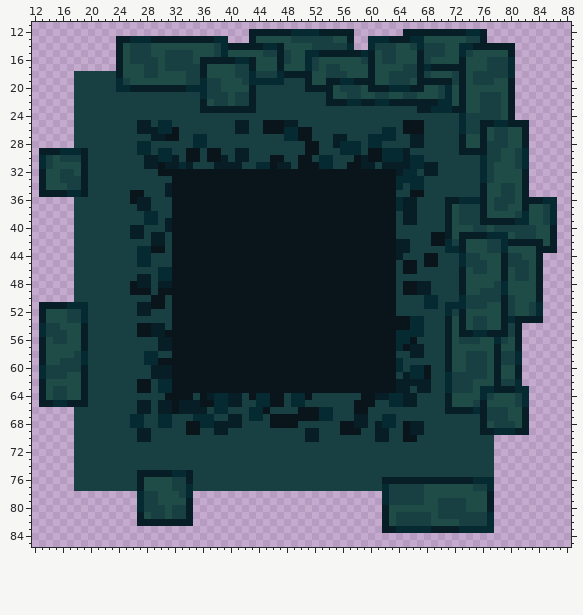
Two versions of one sprite sheet, public/images/ground.png. That is the earlier state.
The file is 96x96 pixels. Shown: x 12..88, y 11..85.
After:
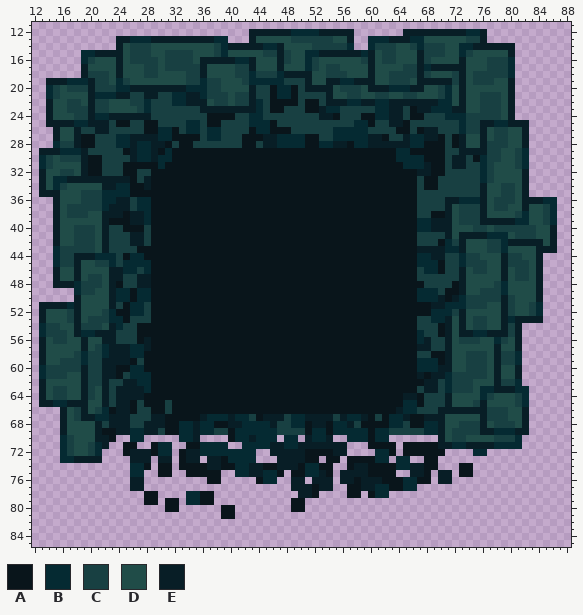
Palette (. is transparent): A #09151b  B #052a32  C #184042  D #204c48  E #081e26
What changed:
Changed rows in their new state; - is an unchanged pixel.
first column x 14:
15 -----BBEEE----------------------------------------------------------
16 -----BCDDD----------------------------------------------------------
17 -----EDDDD----------------------------------------------------------
18 ----.E---D----------------------------------------------------------
19 EEEBBBE--D----------------------------------------------------------
20 BCDC--E-------------------------ABBA--------------------------------
21 BCDDDDEBBBEE--EE--BBEE----------ABBA--------------------------------
22 EDDC-DE--DDD--B---BBEE--------B-AAAA-AA-----------------------------
23 EDDC--E--DDDD-B---------------B-AA---AAEBB-----BBEE-A---------------
24 EDDD--EBBEEEEEE--------AAAA--BB--------EEA---AABBEE-AA---BB---------
25 EEEEBBEEE-AA-CAACC--BB-AA--CCBBB-CCC--------BBA--EE-CC--------------
26 -EDDE--EE----CAA----BB-BB--CCABB--ACCC---BBBBB--CCA-C-EE------------
27 -EDDEAA---BBEEE-BB-AAACBB---AAAEEB--B-A--BBBBBEEAC-EBBEEA-A---------
28 -BCCEAA---BBE--EEA-AACC-----AA-EEBBBB--BB-EA-BEEEEEEBBAAA-A---------
29 -----------AE--EA-AA--A--AAAAAAAAAAAA--AAAAAAA--AA-BAAAAA-----------
30 ------AA----EBB---AA--A--AAAAAAA--AA--AAAAAA-A--AA-B--AAA-EE-A------
31 ------AA---AAAAABAAAAAAAAAAAAAAA-AAA---AAAA--AAAAAAB---AA-EE--------
32 ------AA---AA--A----------------------------------AAAE-AA-----------
33 -BBEE-EEEEEEA-EAAA--------------------------------AAACAA------------
34 -BCDDDDDEEBBAAEAAA--------------------------------AAACAA------------
35 --DDDC--BBBB--AAAA--------------------------------AA-C--------------
36 -EDDD---BBEECBBAAA--------------------------------AAA---------------
37 -EDC----BEEE-BBAAA--------------------------------AAA---------------
38 -EDC--DDEEEAEE-AAA--------------------------------AAA--AA-----------
39 -EDDDDDDEAAAEE-AAA--------------------------------AAABBEE-----------
40 -EDD---DE--AAA-AAA--------------------------------AAABBEE-----------
41 -EDD---DE------AAA--------------------------------AAA--CC-----------
42 -EDD---DE---EE-AAA--------------------------------AAA--C------------
43 -BCC---DE----AA--A--------------------------------AAAEEEE-----------
44 -BCCEEEBBB-AB-AAAA--------------------------------AAABBEE-----------
45 -BCCEDD--B-BB--AAA--------------------------------A--BBBA-----------
46 -EDDEDDDDEEBB-BAAA--------------------------------A---BBA-----------
47 -EDDED--DEE----AAA--------------------------------AAA---------------
48 -EEEB---DEA-C--AAA--------------------------------A--AC---A---------
49 ----B--DDEBB-BBA----------------------------------A--BBB-AA---------
50 ----EDDDDEBBABB--A--------------------------------AAAB--EAE---------
51 ----EDDDDE-ABBC--A--------------------------------AAAAAEE-----------
52 ----EDDD-BAABBCAAA--------------------------------AAAAABB-----------
53 ----ED---BBA---AAA----------------------------------AC-BB-----------
54 ----EC--DEB----AAA----------------------------------AC--A-----------
55 ----EBBEEE-----AA---------------------------------AAA---A-----------
56 ------DDEE---AEAAA--------------------------------AA-BE-------------
57 ------D-BEEEBBEAAA--------------------------------A-A-E-------------
58 --------BEEEBBAAAA--------------------------------AAAC-AA-----------
59 --------EEEEA-AA----------------------------------AAABBBA-----------
60 --------EEAABBAAAA--------------------------------AAA-BBE-----------
61 --------EEA-BBBAAA--------------------------------AAAE-EE-----------
62 --------E--EEBBAAA--------------------------------AAAA-E------------
63 -------DE-EEEEBAAA--------------------------------AAAC-E------------
64 -------DE-EEEEAAA----A-AAAAAA-AA--AAA-AAAAAAA--AAAA--A--------------
65 ------DDE-EEACAAAC-AAA--AAAAAAAA--AAAAAAAAAA---AAAABBA--------------
66 --ED-ED-BAEEACCAAC-AAAAAAAAAAAA-AAAA---AAAAA--AAAAEBB---E----E------
67 --ED-EEBBEEECC-EEAAAAAE-BB-BBCAEEECBBEEEE-EBB-A-A-BEAAEEEDDDDD------
68 --EDDDDE-EEECCEEEAABBE--AA--BBBBECCBBAEEABBECAAAA-BCAABBEDD---------
69 --EDDDDEAAEEBB-E-AABBEBBCCABBBBBB----ABBABBBBBABB--CCCBBED----------
70 --BCDDDEEA..BB.....BBE....ABBEBBB.BB.-BBE..BBBABB.......ED--DDDDCCCB
71 --BCDD-BE..AA..ABB..AABBBB..BBBBEEBBEEEEEEE...AAAA.AAAAAEEBBEEEEBBBB
72 --BCDD-B...AEEEABB.AEEBBBBBBBB..EEEEEAAAAEE....BBA.AAAAAA....BB.----
73 --BBEEEE....EEE.EE.AEE.EEABBBB...EEEEAA.AA.AAAABB.BB..AA........----
74 ----........BBA.AA.AAAAEEAABBEEAAEEEABBAA..AEEAAAABBEEAA...AA...----
75 ----........BB..AA..AAAAA..BBEEBBA.AABBEA.EEEEAAAA..EEA.EE.AA...----
76 ----........E-.........AA.....ABB..EE.EEE.EEAEEEAAABBAA.--......----
77 ----........E-.....................EEEAEE..AAEEB-AABB...........----
78 -------------.AA....-BAA------------EEA----AA-AB-...............----
79 -------------.AA.AA.BBAA-----------AA-----------................----
80 -------------....AA..----AA--------AA-----------................----
81 -------------........----AA---------------------................----
82 -------------........---------------------------................----
83 ------------------------------------------------................----
Changed places in both pictures, as pixel boxes (x1, y1, x2, y2):
changed: (46, 50, 522, 533)
